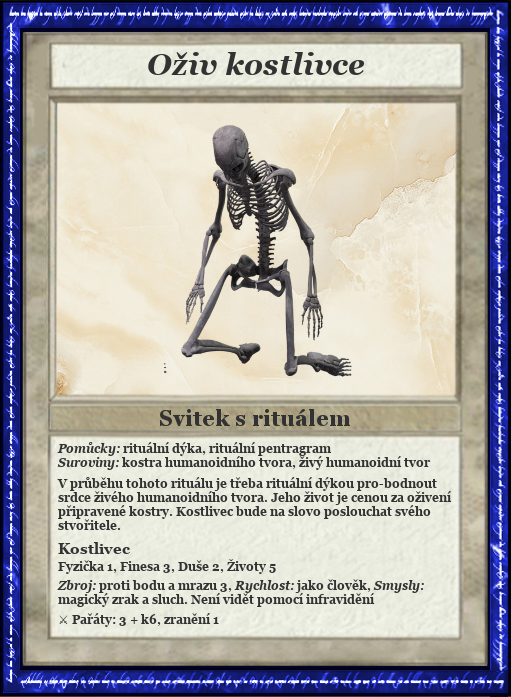
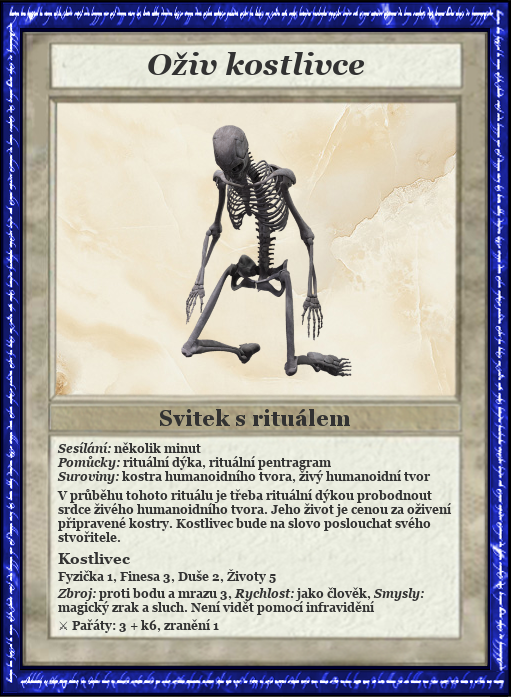
Layers edited between the first and the second 511×697 image:
renamed "Pomůcky: rituální dýka, rituál..." to "Sesílání: několik minut ...", painted on it over [57, 442, 452, 633]
painted on "skeleton-3507845_1280.png" over [164, 359, 167, 374]
